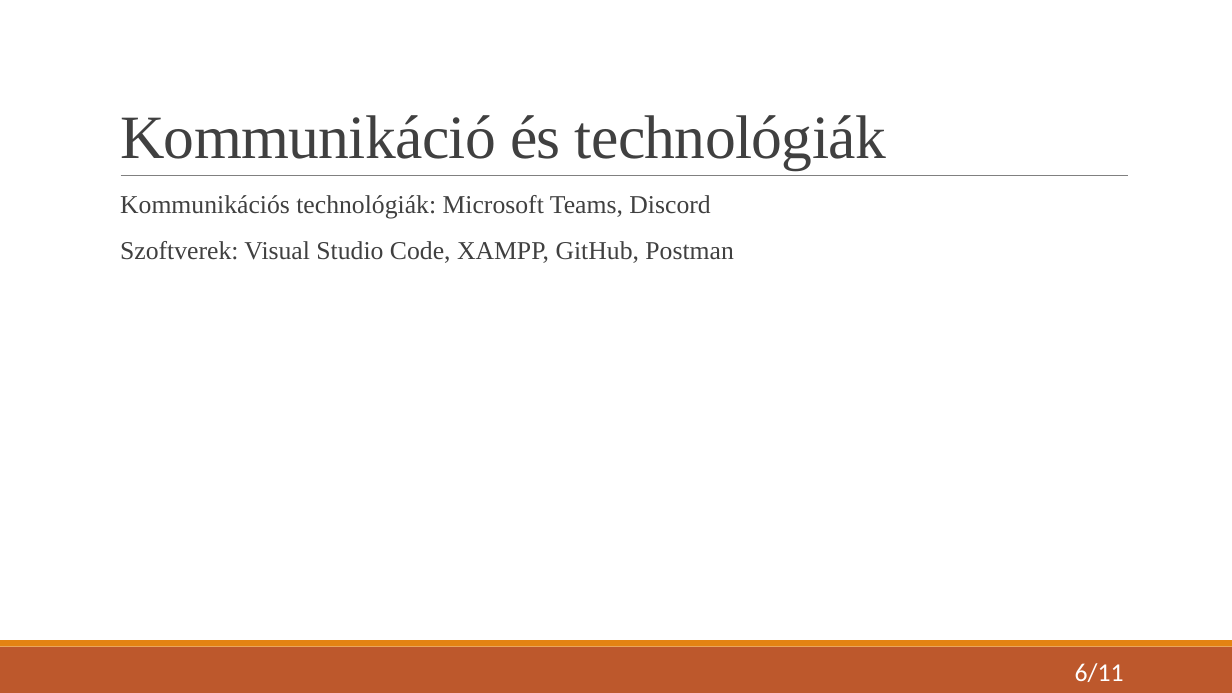
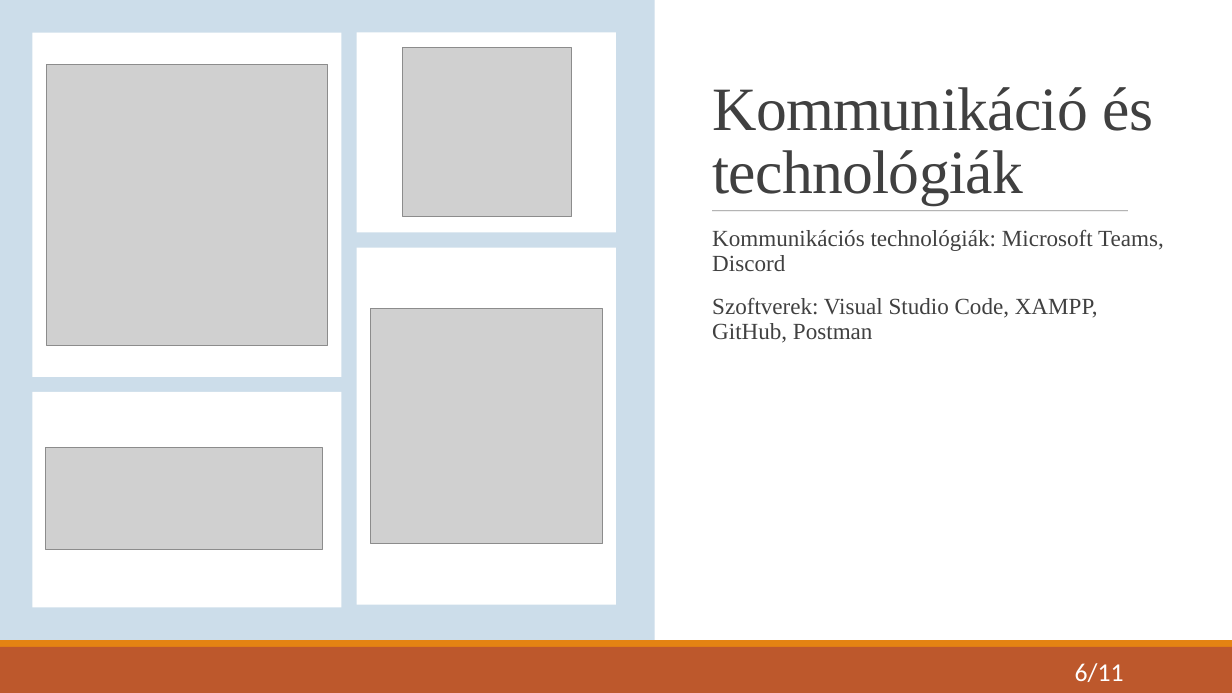
Before and after one commit to KristofKovacs2005/MediaHub, a slide deck: slide 6 of Vizsgaremek - Mediahub.pptx. Drawn at 1232x693 pixels with LibreOffice and Linux fonts; fonts in the diff are those of the drawing; grey boxes stand for pictures. Boxes give left, top, right and bottom in pixels: in the first picture for what was removed or moved away, otherwise in the second. Text is boxed around its words. In the diff, an @@ line names an element or a change of style, - is before the commit and + after.

```diff
--- a/Vizsgaremek - Mediahub.pptx
+++ b/Vizsgaremek - Mediahub.pptx
@@ rectangle added at bbox=[0, 0, 1232, 640], fill #FFFFFF @@
@@ rectangle added at bbox=[0, 0, 655, 640], fill #CCDDEA @@
@@ rectangle added at bbox=[32, 32, 341, 377], fill #FFFFFF @@
@@ rectangle added at bbox=[357, 32, 616, 232], fill #FFFFFF @@
@@ picture added at bbox=[403, 48, 572, 217] @@
@@ picture added at bbox=[46, 64, 328, 346] @@
@@ title "Kommunikáció és technológiák" rewrapped from bbox=[120, 115, 886, 169] to bbox=[712, 87, 1153, 205] @@
@@ line removed from (121, 176) to (1128, 176) @@
@@ text "Kommunikációs technológiák: Microsoft Teams, Discord": place and size @@
-text "Kommunikációs technológiák: Microsoft Teams, Discord" at bbox=[120, 195, 734, 263]
+text "Kommunikációs technológiák: Microsoft Teams, Discord" at bbox=[712, 229, 1164, 343]
@@ text "Kommunikációs technológiák: Microsoft Teams, Discord" at bbox=[712, 229, 1164, 343]: size 20 to 18 pt @@
@@ line added from (713, 211) to (1128, 211), #808080 0.5 pt @@
@@ rectangle added at bbox=[357, 248, 616, 604], fill #FFFFFF @@
@@ picture added at bbox=[371, 309, 603, 543] @@
@@ rectangle added at bbox=[32, 392, 341, 607], fill #FFFFFF @@
@@ picture added at bbox=[46, 447, 323, 550] @@
@@ rectangle removed at bbox=[0, 647, 1232, 693] @@
@@ rectangle removed at bbox=[0, 640, 1232, 647] @@
@@ rectangle added at bbox=[0, 640, 1232, 647], fill #E48312 @@
@@ rectangle added at bbox=[0, 647, 1232, 693], fill #BD582C @@
```
Also in this commit, not shown: 10 other slides changed.
